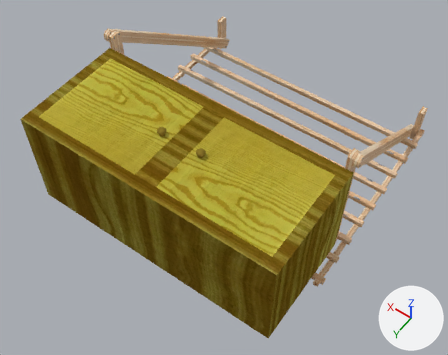
The Blender file Shelf/Shelf.blend, before and after one commit.
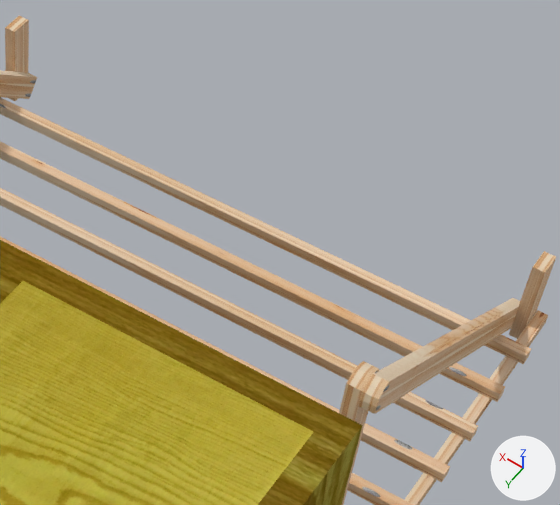
Old and new are each drawn whole from a 50 mm camera at (-0.831, 0.939, 1.634) aimed at (-0.034, -0.178, -0.121) and again close up on the part from 48% to 96% of the width and 3% to 57% of the height. The lights are fixed; the arrows at lower right show +X, +Y and +Z.

The older version as bpy lines, for what is in view:
```python
me_circle_003 = bpy.data.meshes.new('Circle.003')
me_circle_003.from_pydata(...)  # 261 vertices, 131 faces, 32 loose edges; spans x -0.1..0.798, y -0.1..0.1, z -0.34..0.0
# faces by material slot: [6, 125]
me_circle_003.materials.append(mat_light_wood)  # picture img_light_wood_png_001
me_circle_003.materials.append(mat_dark_wood)  # picture img_dark_wood_png_001
me_cube = bpy.data.meshes.new('Cube')
me_cube.from_pydata(...)  # 32 vertices, 24 faces; spans x -0.1..0.1, y -0.1..0.1, z -0.1..0.1
me_cube.materials.append(mat_dark_wood)  # picture img_dark_wood_png_001
me_cube_029 = bpy.data.meshes.new('Cube.029')
me_cube_029.from_pydata(...)  # 246 vertices, 208 faces; spans x -0.77..9.88, y -3.54..0.88, z -0.11..0.1
# faces by material slot: [150, 58]
me_cube_029.materials.append(mat_plank_wood)  # picture img_plank_wood_png
me_cube_029.materials.append(mat_very_dark_wood)  # picture img_very_dark_wood_png
ob_rack = bpy.data.objects.new('Rack', me_cube_029)
ob_rack.location = (-0.46, -0.23, 0.01)
ob_rack.rotation_euler = (0.0, 0.0, 0.0349)  # degrees (0, 0, 2)
ob_rack.scale = (0.1, 0.2, 2.5)
ob_shelfbody = bpy.data.objects.new('ShelfBody', me_cube)
ob_shelfbody.location = (0.0, 0.0, 0.0)
ob_shelfbody.scale = (4.8, 2.1, 2.0)
ob_shelfleftdoor = bpy.data.objects.new('ShelfLeftDoor', me_circle_003)
ob_shelfleftdoor.location = (-0.439, -0.17, 0.2)
ob_shelfleftdoor.rotation_euler = (1.571, 0.0, 0.0)  # degrees (90, 0, 0)
ob_shelfleftdoor.scale = (0.5, 0.5, 1.0)
```
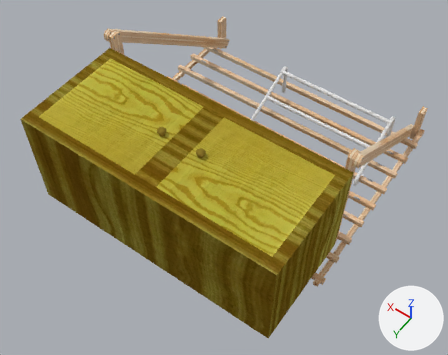
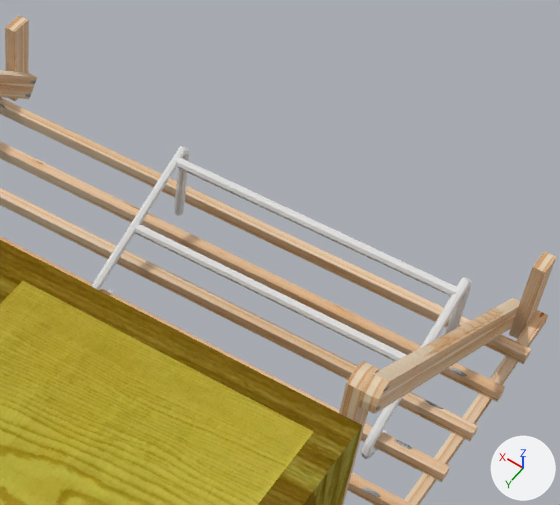
What changed in the scene script:
```text
Add mat_material:
    mat_material = diffuse_material('Material')
    mat_material.base_color = (0.8, 0.8, 0.8)  # white #e7e7e7
Add me_circle_002:
    me_circle_002.from_pydata(...)  # 176 vertices, 152 faces; spans x -0.489..0.008, y -0.008..0.273, z 0.004..0.178
    me_circle_002.materials.append(mat_material)  # white #e7e7e7
Add ob_standalonerack:
    ob_standalonerack = bpy.data.objects.new('StandaloneRack', me_circle_002)
    ob_standalonerack.location = (0.076, -0.766, -0.252)
```

Boxes [x1, y1, x2, y2] around the edits, measured in the close-ups (560 x 505 px):
'StandaloneRack', added: after [92, 146, 472, 459]
